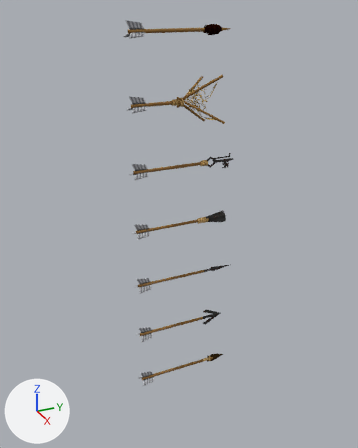
An edit to the Blender file Blends/arrows.blend, drawn before and after from the same camera.
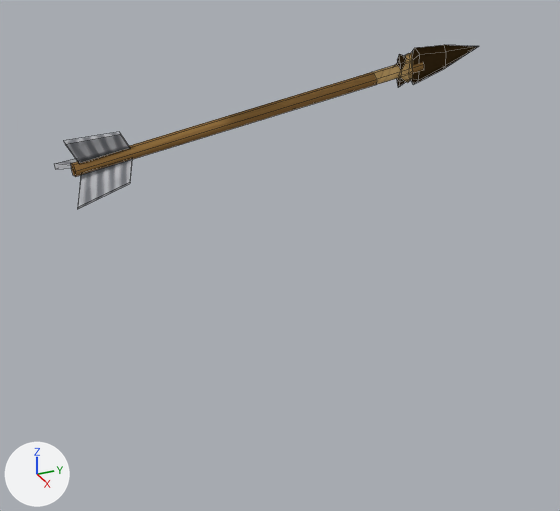
Each version is shown whole from a 50 mm camera at (3.41, -1.71, 2.21) aimed at (-0.1, -0.13, 0.45), then close up on the part from 36% to 67% of the width and 77% to 100% of the height. Arrows for +X, +Y and +Z are at lower left; the lights stay in place. The last two pictures show the newer version. The close-ups show mesh edges as thin lines.

Names of what the first close-up shows: 'arrow-enemy'.
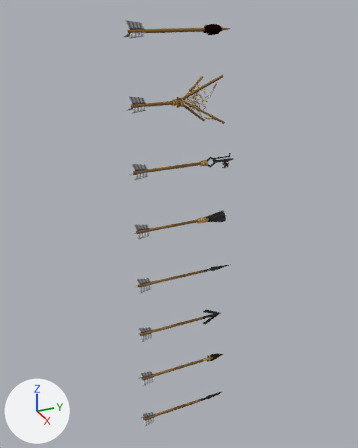
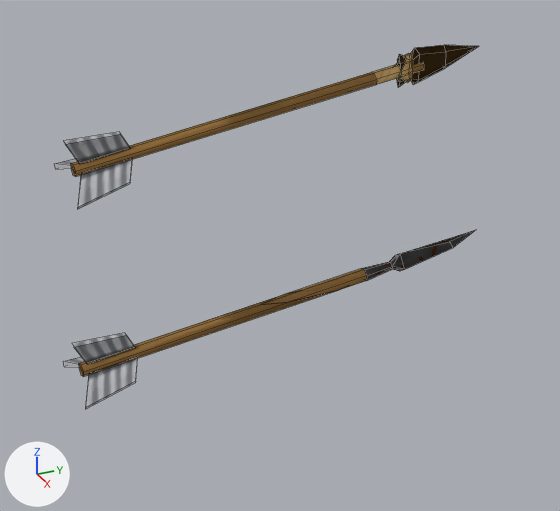
What differs and where, as boxes (x1, y1, x2, y2) in the close-ups (560 x 511 px):
'arrow-broken-1', added
    after: (63, 291, 335, 409)
'arrow-broken-2', added
    after: (260, 230, 475, 305)

The change, as a diff of the scene's bpy script:
```diff
--- a/Blends/arrows.blend.py
+++ b/Blends/arrows.blend.py
@@ me_arrow_broken_2 @@
+me_arrow_broken_2.from_pydata(...)  # 26 vertices, 29 faces; spans x -0.022..0.022, y -0.296..0.197, z -0.024..0.024
+me_arrow_broken_2.polygons.foreach_set('use_smooth', [True] * 29)
+me_arrow_broken_2.materials.append(mat_arrows)  # picture img_arrows_diffuse_png
@@ me_arrow_broken_1 @@
+me_arrow_broken_1.from_pydata(...)  # 36 vertices, 23 faces; spans x -0.064..0.064, y -0.315..0.309, z -0.04..0.071
+me_arrow_broken_1.materials.append(mat_arrows)  # picture img_arrows_diffuse_png
@@ ob_arrow_broken_2 @@
+ob_arrow_broken_2 = bpy.data.objects.new('arrow-broken-2', me_arrow_broken_2)
+ob_arrow_broken_2.location = (0.0, 0.13, -1.5)
+_m = ob_arrow_broken_2.modifiers.new('EdgeSplit', 'EDGE_SPLIT')
+_m.use_edge_angle = False
@@ ob_arrow_broken_1 @@
+ob_arrow_broken_1 = bpy.data.objects.new('arrow-broken-1', me_arrow_broken_1)
+ob_arrow_broken_1.location = (0.0, -0.25, -1.5)
+_m = ob_arrow_broken_1.modifiers.new('EdgeSplit', 'EDGE_SPLIT')
+_m.use_edge_angle = False
```
